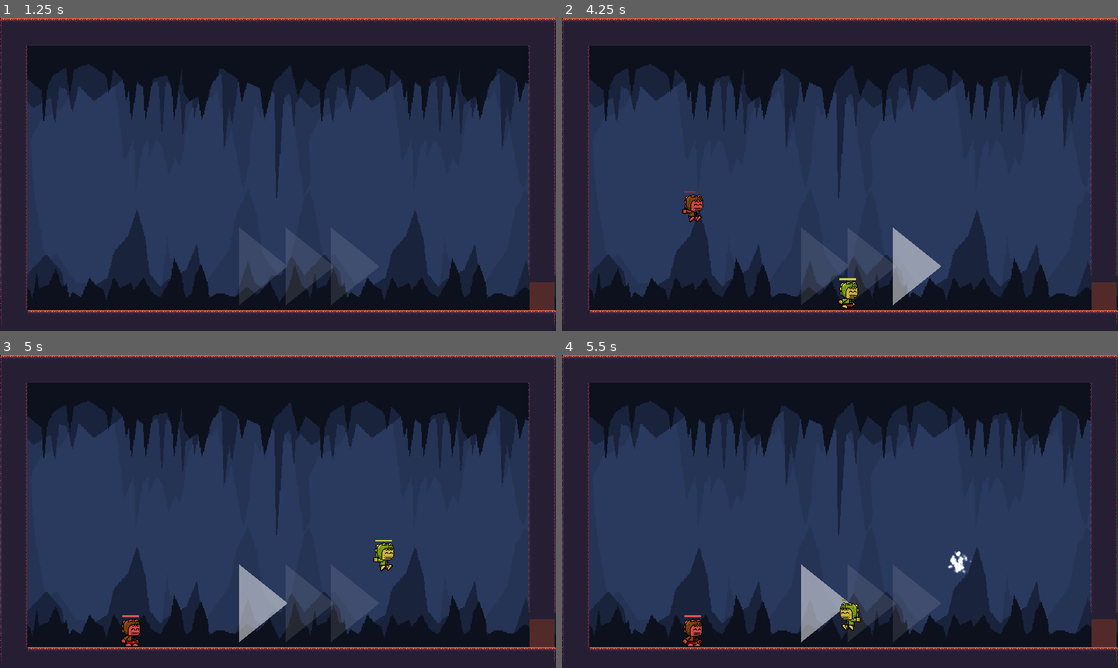
Above: before the commit, frames 1-4 (two rows, left to right).
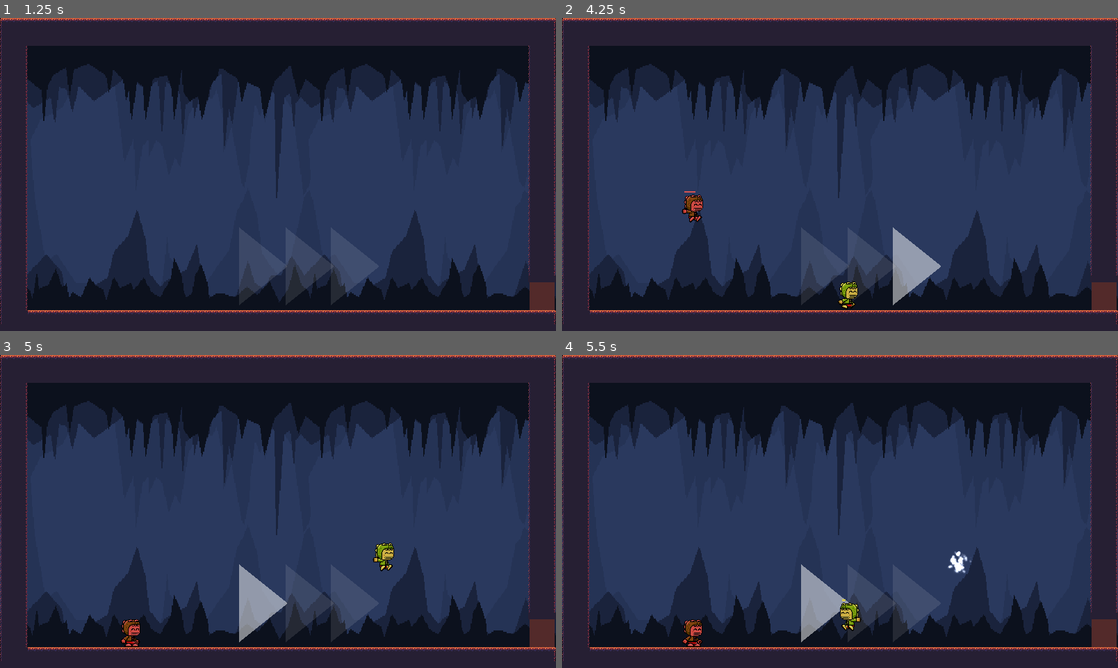
Above: after the commit, the same moments.

Repository: codemonsters/racekombat
Game: Godot game, scene res://Game.tscn
Two runs of this game, one before a commit and one after it. Both use one fixed random seed, a clock stepped at 60 frames per second and the inputs below.
Inputs (mouse positions are in pixels of both pictures, inside the frame that each line leads up to):
- Up to frame 1 (1.25 s): click "PLAY" at 0.5 s
- Up to frame 2 (4.25 s): tap Enter at 1.25 s; move the mouse to (962, 158) at 1.27 s; hold D 1.28-2.78 s; tap V at 1.35 s; tap W at 1.52, 2.27, 3.77 s; move the mouse to (728, 190) at 2.02 s; tap B at 2.1 s; move the mouse to (895, 105) at 2.77 s; hold A 2.78-3.53 s; tap N at 2.85 s; move the mouse to (812, 237) at 3.52 s; hold D from 3.53 s (still down); tap M at 3.6 s
- Up to frame 3 (5 s): keep holding D; move the mouse to (444, 558) at 4.27 s; tap V at 4.35 s; tap W at 4.52 s
- Up to frame 4 (5.5 s): move the mouse to (673, 464) at 5.02 s; release D at 5.03 s; hold A from 5.03 s (still down); tap B at 5.1 s; tap W at 5.27 s

Frame 1 is identical in both runs. In frame 2, less than 0.1% of the frame differs, in the area x 22-53%, y 55-84%; in frame 3, less than 0.1%, in the area x 22-71%, y 59-84%; in frame 4, less than 0.1%.

Commit message:
Cambios a la barra de dash Añadido sonido al recargarse el dash Ya no es visible mientras el dash está cargado

Diff:
--- a/server/screens/game/WaitingRoom.tscn
+++ b/server/screens/game/WaitingRoom.tscn
@@ -12,27 +12,217 @@
 [ext_resource path="res://assets/screens/game/backgrounds/blue_L3.png" type="Texture" id=10]
 
 [sub_resource type="ConvexPolygonShape2D" id=1]
+points = PoolVector2Array( 0, 0, 16, 0, 16, 0, 0, 0 )
+
+[sub_resource type="ConvexPolygonShape2D" id=2]
+points = PoolVector2Array( 0, 0, 16, 0, 16, 16, 0, 16 )
+
+[sub_resource type="ConvexPolygonShape2D" id=3]
+points = PoolVector2Array( 0, 0, 16, 0, 16, 16, 0, 16 )
+
+[sub_resource type="ConvexPolygonShape2D" id=4]
+points = PoolVector2Array( 0, 0, 16, 0, 16, 16, 0, 16 )
+
+[sub_resource type="ConvexPolygonShape2D" id=5]
+points = PoolVector2Array( 0, 0, 16, 0, 16, 16, 0, 16 )
+
+[sub_resource type="ConvexPolygonShape2D" id=6]
+points = PoolVector2Array( 0, 0, 16, 0, 16, 16, 0, 16 )
+
+[sub_resource type="ConvexPolygonShape2D" id=7]
+points = PoolVector2Array( 0, 0, 16, 0, 16, 16, 0, 16 )
+
+[sub_resource type="ConvexPolygonShape2D" id=8]
+points = PoolVector2Array( 0, 0, 16, 0, 16, 16, 0, 16 )
+
+[sub_resource type="ConvexPolygonShape2D" id=9]
+points = PoolVector2Array( 0, 0, 16, 0, 16, 16, 0, 16 )
+
+[sub_resource type="ConvexPolygonShape2D" id=10]
+points = PoolVector2Array( 0, 0, 16, 0, 16, 16, 0, 16 )
+
+[sub_resource type="ConvexPolygonShape2D" id=11]
+points = PoolVector2Array( 0, 0, 16, 0, 16, 16, 0, 16 )
+
+[sub_resource type="ConvexPolygonShape2D" id=12]
 points = PoolVector2Array( 16, 16, 0, 16, 0, 0, 16, 0 )
 
-[sub_resource type="ConvexPolygonShape2D" id=2]
+[sub_resource type="ConvexPolygonShape2D" id=13]
+points = PoolVector2Array( 0, 0, 16, 0, 16, 16, 0, 16 )
+
+[sub_resource type="ConvexPolygonShape2D" id=14]
+points = PoolVector2Array( 0, 0, 16, 0, 16, 16, 0, 16 )
+
+[sub_resource type="ConvexPolygonShape2D" id=31]
+points = PoolVector2Array( 0, 0, 16, 0, 16, 16, 0, 16 )
+
+[sub_resource type="ConvexPolygonShape2D" id=32]
+points = PoolVector2Array( 0, 0, 16, 0, 16, 16, 0, 16 )
+
+[sub_resource type="TileSet" id=15]
+2/name = "prueba"
+2/texture = ExtResource( 2 )
+2/tex_offset = Vector2( 0, 0 )
+2/modulate = Color( 1, 1, 1, 1 )
+2/region = Rect2( 112, 0, 112, 32 )
+2/tile_mode = 1
+2/autotile/bitmask_mode = 1
+2/autotile/bitmask_flags = [ Vector2( 0, 0 ), 504, Vector2( 0, 1 ), 511, Vector2( 1, 0 ), 504, Vector2( 1, 1 ), 432, Vector2( 2, 0 ), 504, Vector2( 2, 1 ), 216, Vector2( 3, 0 ), 432, Vector2( 3, 1 ), 438, Vector2( 4, 0 ), 504, Vector2( 4, 1 ), 511, Vector2( 5, 0 ), 216, Vector2( 5, 1 ), 219, Vector2( 6, 0 ), 144, Vector2( 6, 1 ), 146 ]
+2/autotile/icon_coordinate = Vector2( 4, 1 )
+2/autotile/tile_size = Vector2( 16, 16 )
+2/autotile/spacing = 0
+2/autotile/occluder_map = [  ]
+2/autotile/navpoly_map = [  ]
+2/autotile/priority_map = [  ]
+2/autotile/z_index_map = [  ]
+2/occluder_offset = Vector2( 0, 0 )
+2/navigation_offset = Vector2( 0, 0 )
+2/shape_offset = Vector2( 0, 0 )
+2/shape_transform = Transform2D( 1, 0, 0, 1, 0, 0 )
+2/shape = SubResource( 1 )
+2/shape_one_way = false
+2/shape_one_way_margin = 1.0
+2/shapes = [ {
+"autotile_coord": Vector2( 0, 0 ),
+"one_way": false,
+"one_way_margin": 1.0,
+"shape": SubResource( 1 ),
+"shape_transform": Transform2D( 1, 0, 0, 1, 0, 0 )
+}, {
+"autotile_coord": Vector2( 0, 0 ),
+"one_way": false,
+"one_way_margin": 1.0,
+"shape": SubResource( 2 ),
+"shape_transform": Transform2D( 1, 0, 0, 1, 0, 0 )
+}, {
+"autotile_coord": Vector2( 1, 0 ),
+"one_way": false,
+"one_way_margin": 1.0,
+"shape": SubResource( 3 ),
+"shape_transform": Transform2D( 1, 0, 0, 1, 0, 0 )
+}, {
+"autotile_coord": Vector2( 2, 0 ),
+"one_way": false,
+"one_way_margin": 1.0,
+"shape": SubResource( 4 ),
+"shape_transform": Transform2D( 1, 0, 0, 1, 0, 0 )
+}, {
+"autotile_coord": Vector2( 2, 0 ),
+"one_way": false,
+"one_way_margin": 1.0,
+"shape": SubResource( 4 ),
+"shape_transform": Transform2D( 1, 0, 0, 1, 0, 0 )
+}, {
+"autotile_coord": Vector2( 3, 0 ),
+"one_way": false,
+"one_way_margin": 1.0,
+"shape": SubResource( 5 ),
+"shape_transform": Transform2D( 1, 0, 0, 1, 0, 0 )
+}, {
+"autotile_coord": Vector2( 4, 0 ),
+"one_way": false,
+"one_way_margin": 1.0,
+"shape": SubResource( 6 ),
+"shape_transform": Transform2D( 1, 0, 0, 1, 0, 0 )
+}, {
+"autotile_coord": Vector2( 5, 0 ),
+"one_way": false,
+"one_way_margin": 1.0,
+"shape": SubResource( 7 ),
+"shape_transform": Transform2D( 1, 0, 0, 1, 0, 0 )
+}, {
+"autotile_coord": Vector2( 5, 0 ),
+"one_way": false,
+"one_way_margin": 1.0,
+"shape": SubResource( 8 ),
+"shape_transform": Transform2D( 1, 0, 0, 1, 0, 0 )
+}, {
+"autotile_coord": Vector2( 1, 1 ),
+"one_way": false,
+"one_way_margin": 1.0,
+"shape": SubResource( 9 ),
+"shape_transform": Transform2D( 1, 0, 0, 1, 0, 0 )
+}, {
+"autotile_coord": Vector2( 2, 1 ),
+"one_way": false,
+"one_way_margin": 1.0,
+"shape": SubResource( 10 ),
+"shape_transform": Transform2D( 1, 0, 0, 1, 0, 0 )
+}, {
+"autotile_coord": Vector2( 6, 0 ),
+"one_way": false,
+"one_way_margin": 1.0,
+"shape": SubResource( 11 ),
+"shape_transform": Transform2D( 1, 0, 0, 1, 0, 0 )
+}, {
+"autotile_coord": Vector2( 5, 1 ),
+"one_way": false,
+"one_way_margin": 1.0,
+"shape": SubResource( 12 ),
+"shape_transform": Transform2D( 1, 0, 0, 1, 0, 0 )
+}, {
+"autotile_coord": Vector2( 3, 1 ),
+"one_way": false,
+"one_way_margin": 1.0,
+"shape": SubResource( 13 ),
+"shape_transform": Transform2D( 1, 0, 0, 1, 0, 0 )
+}, {
+"autotile_coord": Vector2( 6, 1 ),
+"one_way": false,
+"one_way_margin": 1.0,
+"shape": SubResource( 14 ),
+"shape_transform": Transform2D( 1, 0, 0, 1, 0, 0 )
+}, {
+"autotile_coord": Vector2( 0, 1 ),
+"one_way": false,
+"one_way_margin": 1.0,
+"shape": SubResource( 31 ),
+"shape_transform": Transform2D( 1, 0, 0, 1, 0, 0 )
+}, {
+"autotile_coord": Vector2( 4, 1 ),
+"one_way": false,
+"one_way_margin": 1.0,
+"shape": SubResource( 32 ),
+"shape_transform": Transform2D( 1, 0, 0, 1, 0, 0 )
+} ]
+2/z_index = 0
+3/name = "Vacío"
+3/texture = ExtResource( 2 )
+3/tex_offset = Vector2( 0, 0 )
+3/modulate = Color( 1, 1, 1, 1 )
+3/region = Rect2( 96, 112, 16, 16 )
+3/tile_mode = 0
+3/occluder_offset = Vector2( 0, 0 )
+3/navigation_offset = Vector2( 0, 0 )
+3/shape_offset = Vector2( 0, 0 )
+3/shape_transform = Transform2D( 1, 0, 0, 1, 0, 0 )
+3/shape_one_way = false
+3/shape_one_way_margin = 0.0
+3/shapes = [  ]
+3/z_index = 0
+
+[sub_resource type="ConvexPolygonShape2D" id=33]
 points = PoolVector2Array( 16, 16, 0, 16, 0, 0, 16, 0 )
 
-[sub_resource type="ConvexPolygonShape2D" id=3]
+[sub_resource type="ConvexPolygonShape2D" id=34]
 points = PoolVector2Array( 16, 16, 0, 16, 0, 0, 16, 0 )
 
-[sub_resource type="ConvexPolygonShape2D" id=4]
-points = PoolVector2Array( 0, 0, 16, 0, 16, 16, 0, 16 )
-
-[sub_resource type="ConvexPolygonShape2D" id=5]
+[sub_resource type="ConvexPolygonShape2D" id=35]
 points = PoolVector2Array( 16, 16, 0, 16, 0, 0, 16, 0 )
 
-[sub_resource type="ConvexPolygonShape2D" id=6]
-points = PoolVector2Array( 0, 0, 16, 0, 16, 16, 0, 16 )
-
-[sub_resource type="ConvexPolygonShape2D" id=7]
+[sub_resource type="ConvexPolygonShape2D" id=36]
+points = PoolVector2Array( 0, 0, 16, 0, 16, 16, 0, 16 )
+
+[sub_resource type="ConvexPolygonShape2D" id=37]
 points = PoolVector2Array( 16, 16, 0, 16, 0, 0, 16, 0 )
 
-[sub_resource type="TileSet" id=8]
+[sub_resource type="ConvexPolygonShape2D" id=38]
+points = PoolVector2Array( 0, 0, 16, 0, 16, 16, 0, 16 )
+
+[sub_resource type="ConvexPolygonShape2D" id=39]
+points = PoolVector2Array( 16, 16, 0, 16, 0, 0, 16, 0 )
+
+[sub_resource type="TileSet" id=40]
 0/name = "platformer_in_the_forest.png 0"
 0/texture = ExtResource( 2 )
 0/tex_offset = Vector2( 0, 0 )
@@ -52,72 +242,72 @@
 0/navigation_offset = Vector2( 0, 0 )
 0/shape_offset = Vector2( 0, 0 )
 0/shape_transform = Transform2D( 1, 0, 0, 1, 0, 0 )
-0/shape = SubResource( 1 )
+0/shape = SubResource( 33 )
 0/shape_one_way = false
 0/shape_one_way_margin = 1.0
 0/shapes = [ {
 "autotile_coord": Vector2( 0, 0 ),
 "one_way": false,
 "one_way_margin": 1.0,
-"shape": SubResource( 1 ),
+"shape": SubResource( 33 ),
 "shape_transform": Transform2D( 1, 0, 0, 1, 0, 0 )
 }, {
 "autotile_coord": Vector2( 0, 1 ),
 "one_way": false,
 "one_way_margin": 1.0,
-"shape": SubResource( 2 ),
+"shape": SubResource( 34 ),
 "shape_transform": Transform2D( 1, 0, 0, 1, 0, 0 )
 }, {
 "autotile_coord": Vector2( 1, 0 ),
 "one_way": false,
 "one_way_margin": 1.0,
-"shape": SubResource( 3 ),
+"shape": SubResource( 35 ),
 "shape_transform": Transform2D( 1, 0, 0, 1, 0, 0 )
 }, {
 "autotile_coord": Vector2( 1, 0 ),
 "one_way": false,
 "one_way_margin": 1.0,
-"shape": SubResource( 4 ),
+"shape": SubResource( 36 ),
 "shape_transform": Transform2D( 1, 0, 0, 1, 0, 0 )
 }, {
 "autotile_coord": Vector2( 2, 0 ),
 "one_way": false,
 "one_way_margin": 1.0,
-"shape": SubResource( 5 ),
+"shape": SubResource( 37 ),
 "shape_transform": Transform2D( 1, 0, 0, 1, 0, 0 )
 }, {
 "autotile_coord": Vector2( 2, 0 ),
 "one_way": false,
 "one_way_margin": 1.0,
-"shape": SubResource( 6 ),
+"shape": SubResource( 38 ),
 "shape_transform": Transform2D( 1, 0, 0, 1, 0, 0 )
 }, {
 "autotile_coord": Vector2( 2, 1 ),
 "one_way": false,
 "one_way_margin": 1.0,
-"shape": SubResource( 7 ),
+"shape": SubResource( 39 ),
 "shape_transform": Transform2D( 1, 0, 0, 1, 0, 0 )
 } ]
 0/z_index = 0
 
-[sub_resource type="RectangleShape2D" id=9]
+[sub_resource type="RectangleShape2D" id=41]
 extents = Vector2( 35.2749, 32.5194 )
 
-[sub_resource type="RectangleShape2D" id=10]
+[sub_resource type="RectangleShape2D" id=42]
 extents = Vector2( 243.778, 176.245 )
 
-[sub_resource type="RectangleShape2D" id=11]
+[sub_resource type="RectangleShape2D" id=43]
 extents = Vector2( 73, 956 )
 
-[sub_resource type="RectangleShape2D" id=13]
-
-[sub_resource type="RectangleShape2D" id=14]
-
-[sub_resource type="RectangleShape2D" id=15]
+[sub_resource type="RectangleShape2D" id=44]
+
+[sub_resource type="RectangleShape2D" id=45]
+
+[sub_resource type="RectangleShape2D" id=46]
 
 [sub_resource type="RectangleShape2D" id=16]
 
-[sub_resource type="RectangleShape2D" id=12]
+[sub_resource type="RectangleShape2D" id=47]
 
 [node name="Waiting Room" type="Node2D"]
 script = ExtResource( 1 )
@@ -128,12 +318,17 @@
 scroll_base_scale = Vector2( 0.5, 0.1 )
 
 [node name="Layer 1" type="ParallaxLayer" parent="ParallaxBackground"]
-motion_scale = Vector2( 0, 1 )
+motion_scale = Vector2( 0.2, 1 )
 motion_mirroring = Vector2( 640, 250 )
 
 [node name="Sprite" type="Sprite" parent="ParallaxBackground/Layer 1"]
 texture = ExtResource( 9 )
 centered = false
+
+[node name="TileMap" type="TileMap" parent="ParallaxBackground/Layer 1"]
+tile_set = SubResource( 15 )
+cell_size = Vector2( 16, 16 )
+format = 1
 
 [node name="Layer 2" type="ParallaxLayer" parent="ParallaxBackground"]
 motion_scale = Vector2( 0.5, 1 )
--- a/server/screens/game/player/Player.gd
+++ b/server/screens/game/player/Player.gd
@@ -64,7 +64,8 @@
 	if $DashCountdown.is_stopped():
 		$DashCountdown.start()
 		_start_dash_tween()
-		$"Dash Bar".color = Color("ab9f9f")
+#		$"Dash Bar".color = Color("ab9f9f")
+		$"Dash Bar".visible = true
 		$"Player SM".transitionTo("Dash")
 
 
@@ -78,3 +79,5 @@
 
 func _on_Dash_Tween_tween_completed(_object, _key):
 	$"Dash Bar".color = Color("ffffff")
+	$"Dash Bar".visible = false
+	SfxManager.PlayerDashBarSound()
--- a/server/screens/game/player/Player.tscn
+++ b/server/screens/game/player/Player.tscn
@@ -93,7 +93,6 @@
 scale = Vector2( 0.2, 0.2 )
 frames = SubResource( 1 )
 animation = "idle"
-frame = 1
 playing = true
 
 [node name="CollisionShape2D" type="CollisionShape2D" parent="."]
@@ -144,7 +143,6 @@
 margin_top = -50.0
 margin_right = 24.0
 margin_bottom = -45.0
-color = Color( 0.670588, 0.623529, 0.623529, 1 )
 __meta__ = {
 "_edit_use_anchors_": false
 }
--- a/server/screens/music/sfxManager.gd
+++ b/server/screens/music/sfxManager.gd
@@ -47,3 +47,8 @@
 	self.set_stream(audiostream)
 	self.set_pitch_scale(1)
 	self.play()
+
+func PlayerDashBarSound():
+	var audiostream: AudioStream = preload("res://assets/sounds/DashBar.mp3")
+	self.set_stream(audiostream)
+	self.play()
Not shown, added: server/assets/sounds/DashBar.mp3.import
Not shown, added: server/assets/sounds/Dash_Bar.mp3.import
Not shown: 9 places in server/screens/game/WaitingRoom.tscn that only renumber resources
Not shown, added: server/assets/sounds/DashBar.mp3
